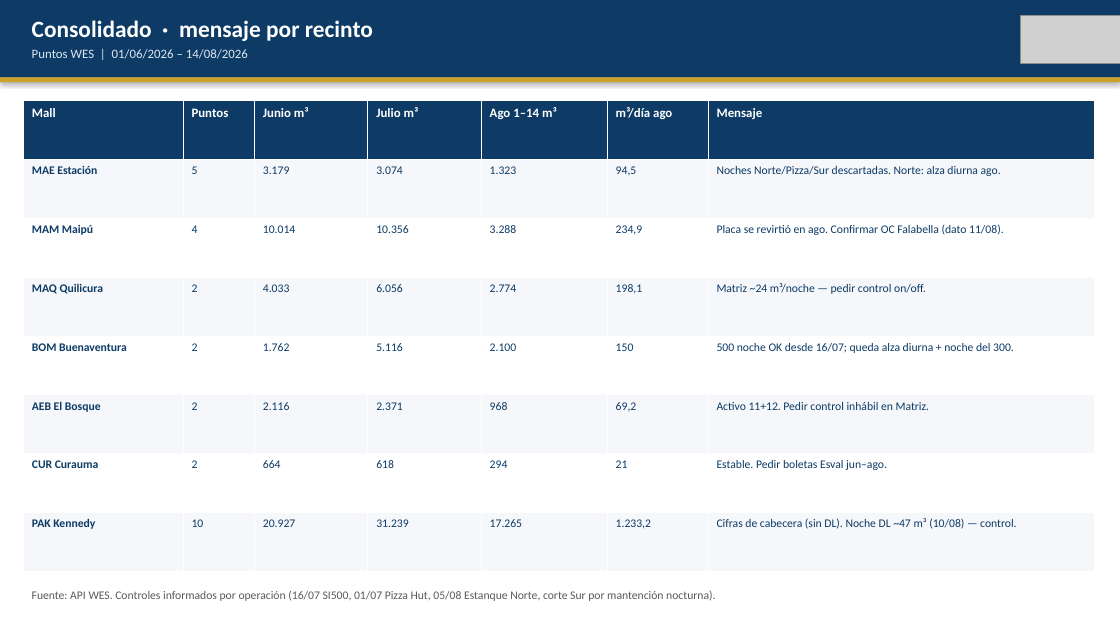
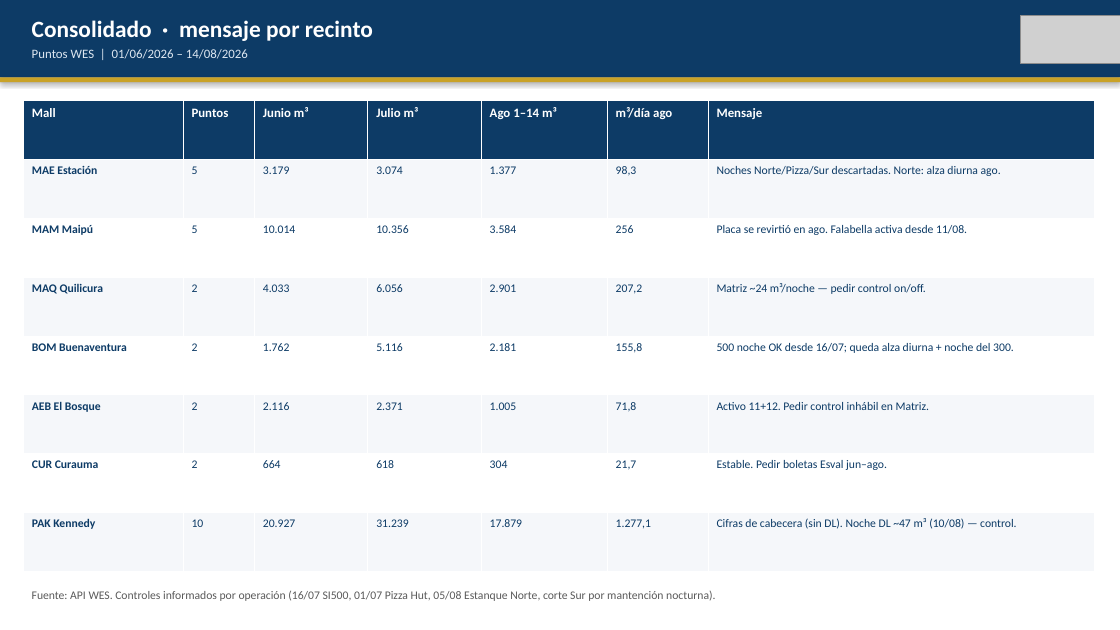
Before and after one commit to anibaloperacionesWes/wes-scripts, a slide deck: slide 10 of reports/Parque_Arauco/TMP_7MALLS/entrega_diego_anibal/Fichas_ejecutivas_Parque_Arauco_20260814.pptx. Drawn at 1120x630 pixels with LibreOffice and Linux fonts; fonts in the diff are those of the drawing; grey boxes stand for pictures. Boxes give left, top, right and bottom in pixels: in the first picture for what was removed or moved away, otherwise in the second. Text is boxed around its words. In the diff, an @@ line names an element or a change of style, - is before the commit and + after.

```diff
--- a/reports/Parque_Arauco/TMP_7MALLS/entrega_diego_anibal/Fichas_ejecutivas_Parque_Arauco_20260814.pptx
+++ b/reports/Parque_Arauco/TMP_7MALLS/entrega_diego_anibal/Fichas_ejecutivas_Parque_Arauco_20260814.pptx
@@ table at [24,101,1095,571] @@
-row 2, column 5: 1.323
+row 2, column 5: 1.377
-row 2, column 6: 94,5
+row 2, column 6: 98,3
-row 3: MAM Maipú | 4 | 10.014 | 10.356 | 3.288 | 234,9 | Placa se revirtió en ago. Confirmar OC Falabella (dato 11/08).
+row 3: MAM Maipú | 5 | 10.014 | 10.356 | 3.584 | 256 | Placa se revirtió en ago. Falabella activa desde 11/08.
-row 4, column 5: 2.774
+row 4, column 5: 2.901
-row 4, column 6: 198,1
+row 4, column 6: 207,2
-row 5, column 5: 2.100
+row 5, column 5: 2.181
-row 5, column 6: 150
+row 5, column 6: 155,8
-row 6, column 5: 968
+row 6, column 5: 1.005
-row 6, column 6: 69,2
+row 6, column 6: 71,8
-row 7, column 5: 294
+row 7, column 5: 304
-row 7, column 6: 21
+row 7, column 6: 21,7
-row 8, column 5: 17.265
+row 8, column 5: 17.879
-row 8, column 6: 1.233,2
+row 8, column 6: 1.277,1
```
Also in this commit, not shown: 8 other slides changed, 4 other files.
